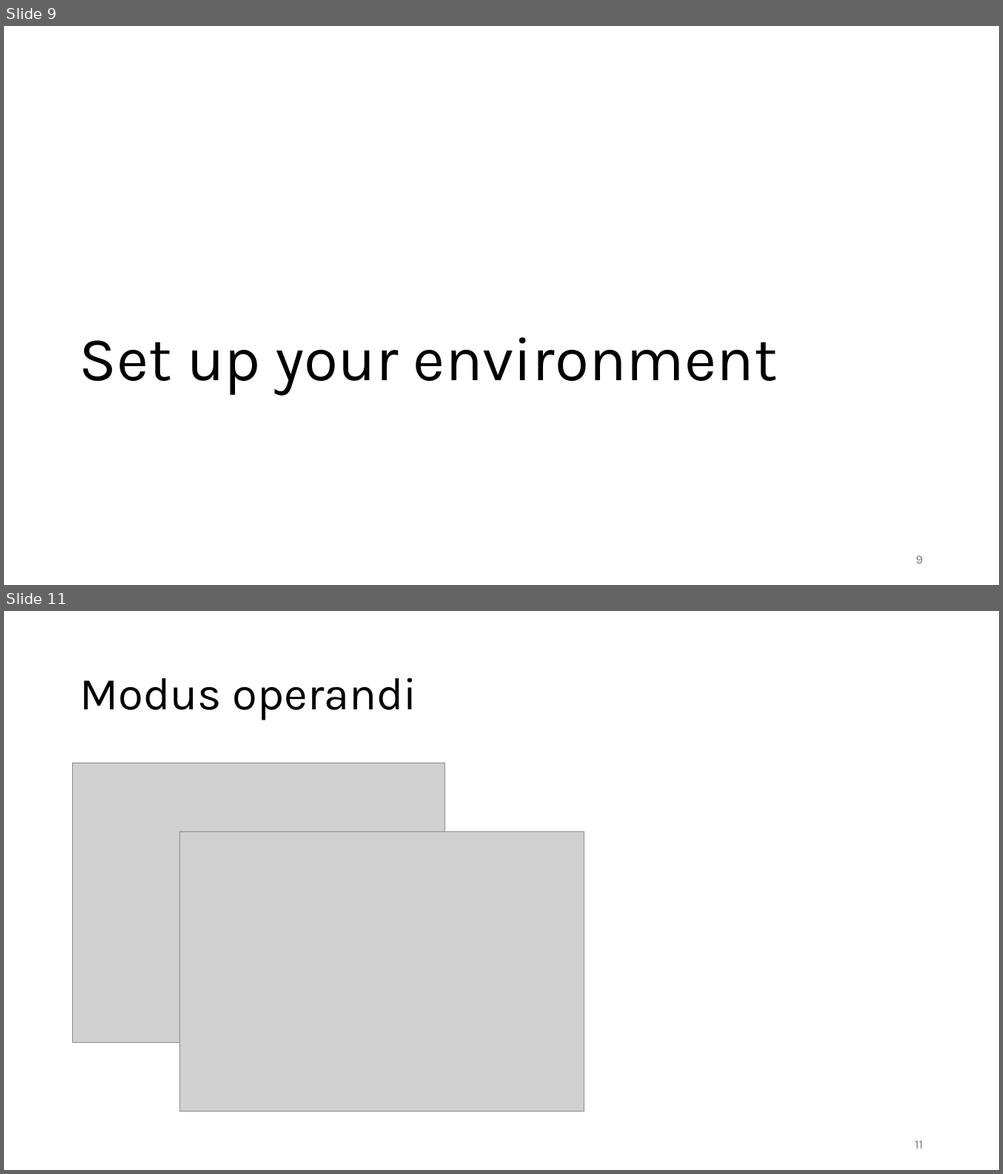
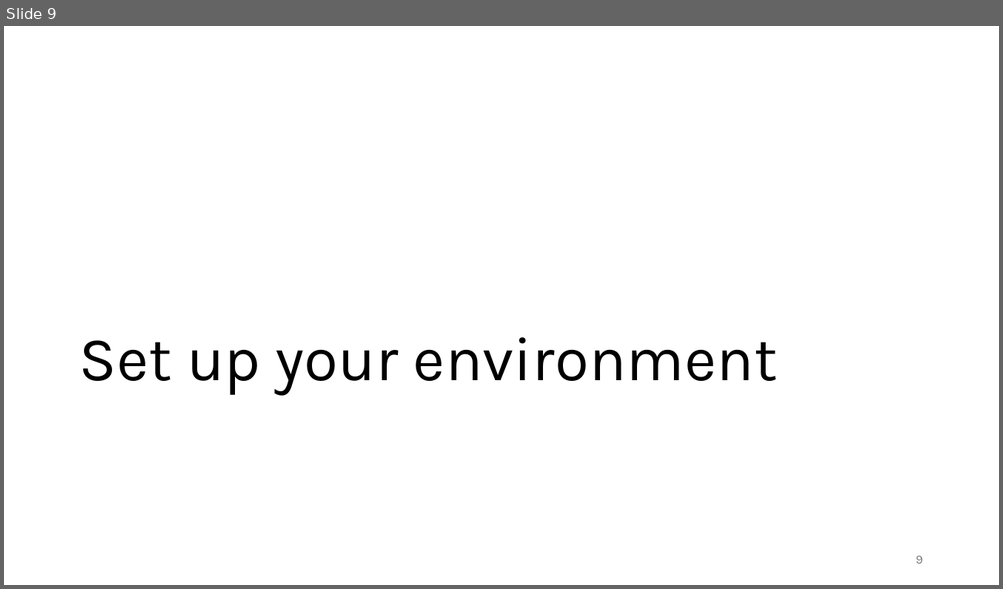
Before and after one commit to gjbex/Best-practices-for-data-science-on-HPC, a slide deck: best_practices_for_data_science_on_hpc.pptx. Shown one above the other, each under a label of ours: slides 9 and 11 before the commit, slide 9 after it; the slides between them are not shown. The pictures are 1003x1174 and 1003x589 pixels, drawn with LibreOffice and Linux fonts; fonts in the diff are those of the drawing; grey boxes stand for pictures. Boxes give left, top, right and bottom in pixels: in the first picture for what was removed or moved away, otherwise in the second. Text is boxed around its words. In the diff, an @@ line names an element or a change of style, - is before the commit and + after.

```diff
--- a/best_practices_for_data_science_on_hpc.pptx
+++ b/best_practices_for_data_science_on_hpc.pptx
@@ slide 11 removed at (x1=4, y1=611, x2=999, y2=1170), background #FFFFFF @@
@@ title removed at (x1=79, y1=678, x2=417, y2=721) @@
-Modus operandi
@@ picture removed at (x1=73, y1=763, x2=445, y2=1043) @@
@@ picture removed at (x1=179, y1=832, x2=583, y2=1112) @@
@@ page number removed at (x1=914, y1=1141, x2=922, y2=1149) @@
-11
```
Also in this commit, not shown: 1 slide changed, 4 slides added.
